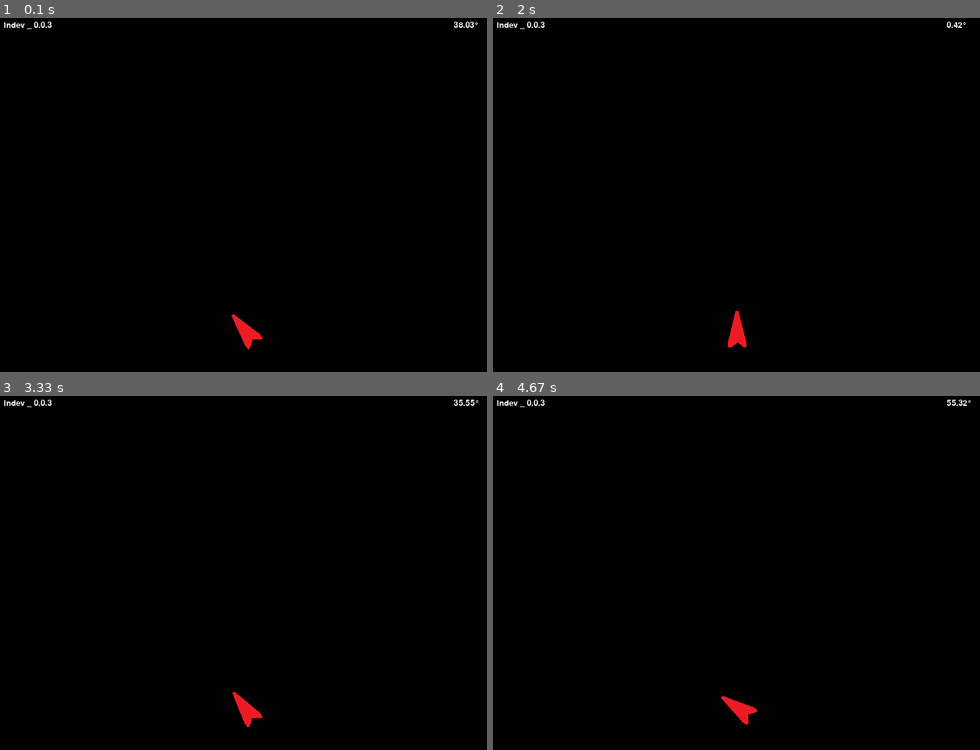
Above: before the commit, frames 1-4 (two rows, left to right).
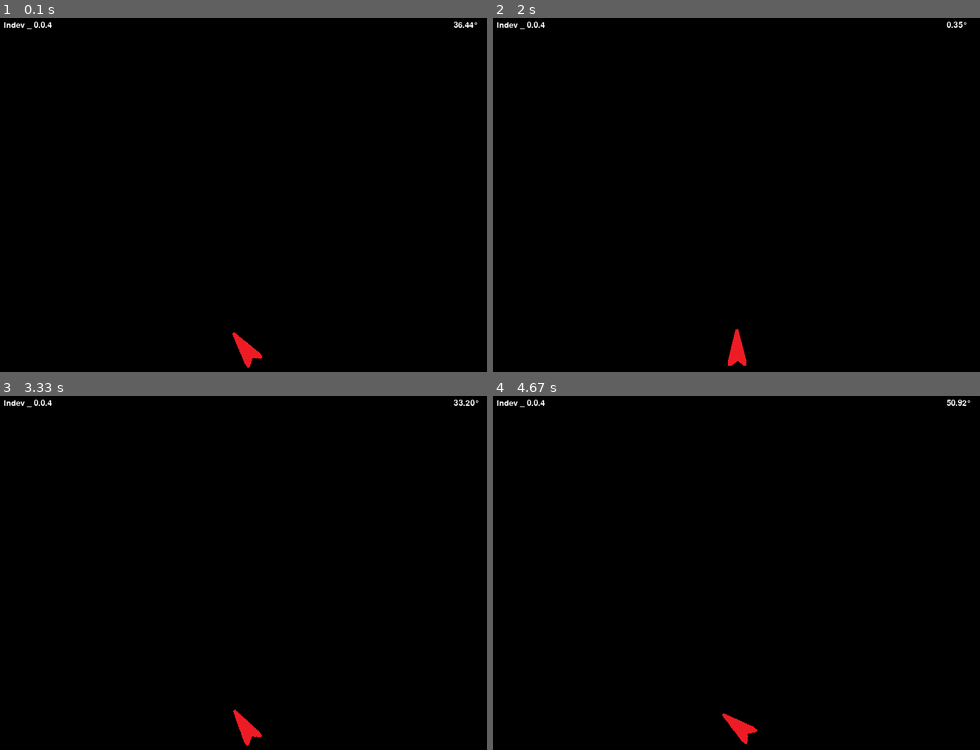
Above: after the commit, the same moments.

Repository: nika-jobava481/zuma-pygame
Game: pygame game, started from main.py
Same seed, same stepped clock (60 frames per second), same inputs: the game is played once before the commit and once after it.
Inputs (mouse positions are in pixels of both pictures, inside the frame that each line leads up to):
- Up to frame 1 (0.1 s): no input
- Up to frame 2 (2 s): click (736, 198) at 0.38 s; click (785, 279) at 0.72 s; click (916, 329) at 1.05 s; click (619, 127) at 1.38 s; click (736, 244) at 1.72 s
- Up to frame 3 (3.33 s): click (175, 502) at 2.05 s; click (413, 675) at 2.38 s; click (82, 615) at 2.72 s; click (102, 505) at 3.05 s
- Up to frame 4 (4.67 s): click (619, 643) at 3.38 s; click (911, 661) at 3.72 s; click (585, 714) at 4.05 s; click (580, 601) at 4.38 s

The runs differ from the first frame. In frame 1, 0.5% of the frame differs, in the area x 9-99%, y 1-99%; in frame 2, 0.4%; in frame 3, 0.5%; in frame 4, 0.5%.

Commit message:
dedicated files + classes

Diff:
--- /dev/null
+++ b/ball.py
@@ -0,0 +1,21 @@
+# ball.py
+
+import pygame
+from random import choice
+from settings import WIDTH, HEIGHT
+
+class Ball:
+    def __init__(self):
+        # Set initial position (you can adjust this as needed)
+        self.x = WIDTH // 2
+        self.y = HEIGHT // 2
+
+        # Set size
+        self.size = 15
+
+        # Set color randomly from red, green, blue, or yellow
+        self.color = choice([(255, 0, 0), (0, 255, 0), (0, 0, 255), (255, 255, 0)])
+
+    def draw(self, screen):
+        # Draw the ball on the screen
+        pygame.draw.circle(screen, self.color, (self.x, self.y), self.size)
--- /dev/null
+++ b/functions.py
@@ -0,0 +1,5 @@
+import pygame
+def draw_text(screen, text, color, font_size, position):
+    font = pygame.font.Font(None, font_size)
+    text_surface = font.render(text, True, color)
+    screen.blit(text_surface, position)
--- a/main.py
+++ b/main.py
@@ -2,25 +2,12 @@
 import sys
 import math
 from settings import *
-
-# Function to draw the shooter
+from shooter import Shooter
+from functions import *
+from ball import Ball
 
 # Initialize Pygame
 pygame.init()
-
-# Shooter properties
-shooter = {
-    'width': 30,
-    'height': 60,
-}
-
-# Load the shooter image
-shooter_image = pygame.image.load("shooter.png")
-
-# Initial position of the shooter
-shooter['x'] = (WIDTH - shooter['width']) // 2
-shooter['y'] = HEIGHT - shooter['height'] * 2
-
 
 # Create the game window
 screen = pygame.display.set_mode((WIDTH, HEIGHT))
@@ -29,61 +16,34 @@
 # Set up the game clock
 clock = pygame.time.Clock()
 
-# Font for displaying text
-font = pygame.font.Font(None, 20)
+# Create the shooter object
+shooter = Shooter((WIDTH - 30) // 2, HEIGHT - 90, 30, 60, screen)
+ball = Ball()
 
-# draw shooter object
-def draw_shooter(screen, shooter, angle):
-    rotated_shooter = pygame.transform.rotate(shooter_image, angle)
-    rotated_rect = rotated_shooter.get_rect(center=(shooter['x'] + shooter['width'] // 2, shooter['y'] + shooter['height'] // 2))
-    screen.blit(rotated_shooter, rotated_rect.topleft)
-
-# calculate angle between shooter's center and mouse cursor
-def calculate_angle(shooter, mouse_pos):
-    dx = mouse_pos[0] - (shooter['x'] + shooter['width'] // 2)
-    dy = mouse_pos[1] - (shooter['y'] + shooter['height'] // 2)
-    return math.degrees(math.atan2(dx, dy)) + 180
-
-# Function to render and display text
-def draw_text(screen, text, color, font_size, position):
-    font = pygame.font.Font(None, font_size)
-    text_surface = font.render(text, True, color)
-    screen.blit(text_surface, position)
 
 # Main game loop
 running = True
 while running:
-    # Event handling
     for event in pygame.event.get():
         if event.type == pygame.QUIT:
             running = False
 
-    # Update
-
-    # Draw
-    # Clear the screen
-    screen.fill((0, 0, 0))  # Fill with a black background color, adjust as needed
+    screen.fill((0, 0, 0))
 
     # Get the mouse position
     mouse_pos = pygame.mouse.get_pos()
 
-    # Calculate the angle between the shooter's center and mouse cursor
-    deg = calculate_angle(shooter, mouse_pos)
+    # Update the shooter's angle
+    shooter.update_angle(mouse_pos)
 
-    # Call the draw_shooter function with the calculated angle
-    draw_shooter(screen, shooter, deg)
+    # Draw the shooter
+    shooter.draw(screen)
 
     # Display the game version at the top-left corner
     draw_text(screen, GAME_VERSION, (255, 255, 255), 20, (10, 10))
-    draw_text(screen, f"{deg:.2f}°", (255, 255, 255), 20, (WIDTH-60, 10))
 
-
-    # Refresh the display
     pygame.display.flip()
-
-    # Cap the frame rate
     clock.tick(FPS)
 
-# Quit Pygame and close the program
 pygame.quit()
 sys.exit()
--- a/settings.py
+++ b/settings.py
@@ -4,4 +4,4 @@
 HEIGHT = 600
 FPS = 60
 
-GAME_VERSION='indev _ 0.0.3'
+GAME_VERSION='indev _ 0.0.4'
--- /dev/null
+++ b/shooter.py
@@ -0,0 +1,23 @@
+import pygame,math
+from settings import *
+from functions import draw_text
+class Shooter:
+    def __init__(self, x, y, width, height, mainSurf):
+        self.x = x
+        self.y = y
+        self.width = width
+        self.height = height
+        self.angle = 0
+        self.image = pygame.image.load("shooter.png")
+        self.mainSurf = mainSurf
+
+    def update_angle(self, mouse_pos):
+        dx = mouse_pos[0] - (self.x + self.width // 2)
+        dy = mouse_pos[1] - (self.y + self.height // 2)
+        self.angle = math.degrees(math.atan2(dx, dy)) + 180
+        draw_text(self.mainSurf, f"{self.angle:.2f}°", (255, 255, 255), 20, (WIDTH-60, 10))
+
+    def draw(self, screen):
+        rotated_shooter = pygame.transform.rotate(self.image, self.angle)
+        rotated_rect = rotated_shooter.get_rect(center=(self.x + self.width // 2, self.y + self.height // 2))
+        screen.blit(rotated_shooter, rotated_rect.topleft)
